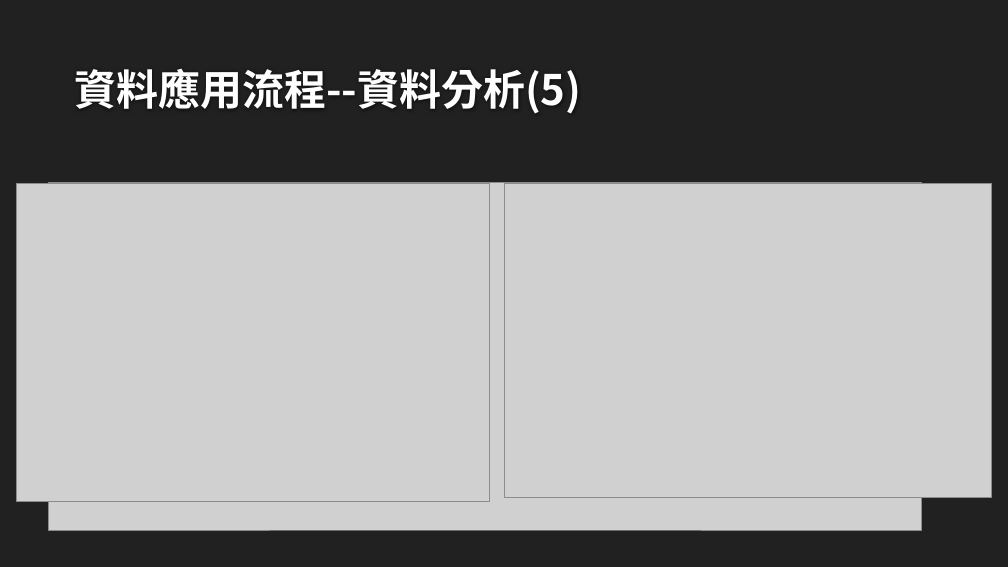
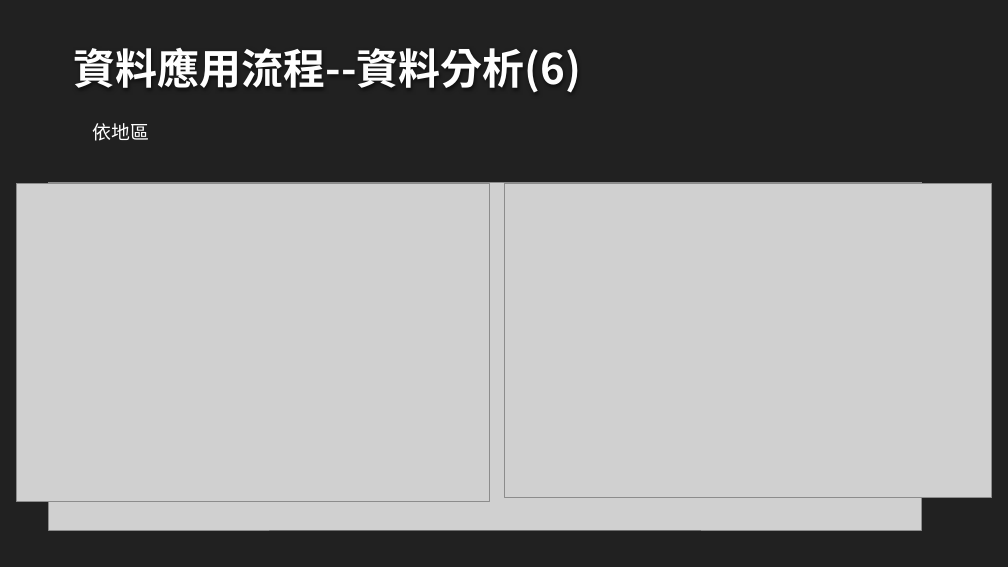
Before and after one commit to isabel112233/creditcard, a slide deck: slide 15 of 信用卡消費樣態.pptx (slide 14 before the commit). Drawn at 1008x567 pixels with LibreOffice and Linux fonts; fonts in the diff are those of the drawing; grey boxes stand for pictures; background and template pictures are left out. Boxes give left, top, right and bottom in pixels: in the first picture for what was removed or moved away, otherwise in the second. Text is boxed around its words. In the diff, an @@ line names an element or a change of style, - is before the commit and + after.

```diff
--- a/信用卡消費樣態.pptx
+++ b/信用卡消費樣態.pptx
@@ title at [74, 48, 581, 93]: text changed @@
-資料應用流程--資料分析(5)
+資料應用流程--資料分析(6)
@@ text added at [93, 123, 150, 141], 18 pt, text #FFFFFF @@
+依地區
```
Also in this commit, not shown: 13 other slides changed, 2 slides added, 1 slide removed, 3 other files.
